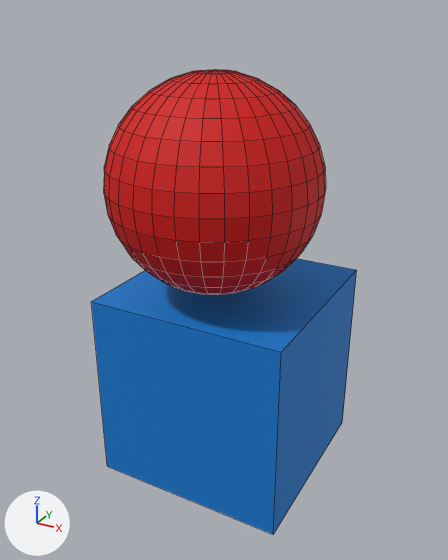
One commit to the OBJ model models/gaarding.obj: the scene before it, then after it.
Rendered twice from a 50 mm lens placed at (2.74, -4.81, 3.51), pointed at (0.02, 0.13, 1.04). Arrows for +X, +Y and +Z are at lower left; the lights stay in place. Mesh edges are drawn as thin lines. Where no turn or scale is listed for an object, it has been applied to the vertices.

The first picture shows 'Cube_Cube.001', 'Sphere'.
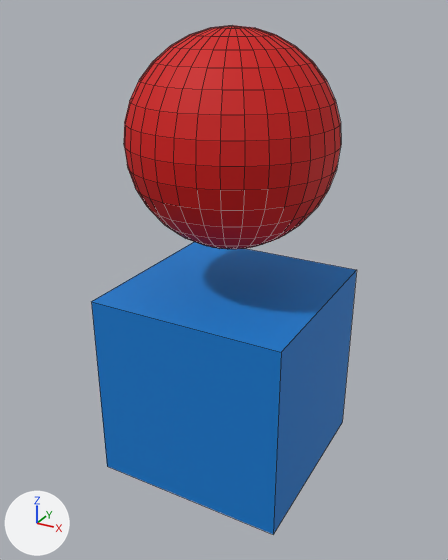
The newer file is also rescaled (x0.463), turned or shifted as a whole; pictures and numbers use the older file's frame.

Pixel boxes [x1, y1, x2, y2] of what changed, in the pictures (448 x 560 px):
'Sphere', deleted (red): before [104, 70, 326, 295]
'Sphere.002', added (red): after [124, 26, 341, 249]

The change in detail:
Material 'Material.003' (mat_material_003) is new.
Its base color is (0.64, 0.00105, 0.0) (red #d10300).
Its roughness is 0.693.
Mesh me_sphere_002 is new.
It is a UV sphere (32 segments, 16 rings, poles along z) spanning x -1.0..1.0, y -1.0..1.0, z 1.46..3.46.
It uses material mat_material_003 (red #d10300).
Object 'Sphere' (ob_sphere) is deleted.
Object 'Sphere.002' (ob_sphere_002) is new; it shows me_sphere_002.
Its location is (0.0, 0.33, -0.09).
